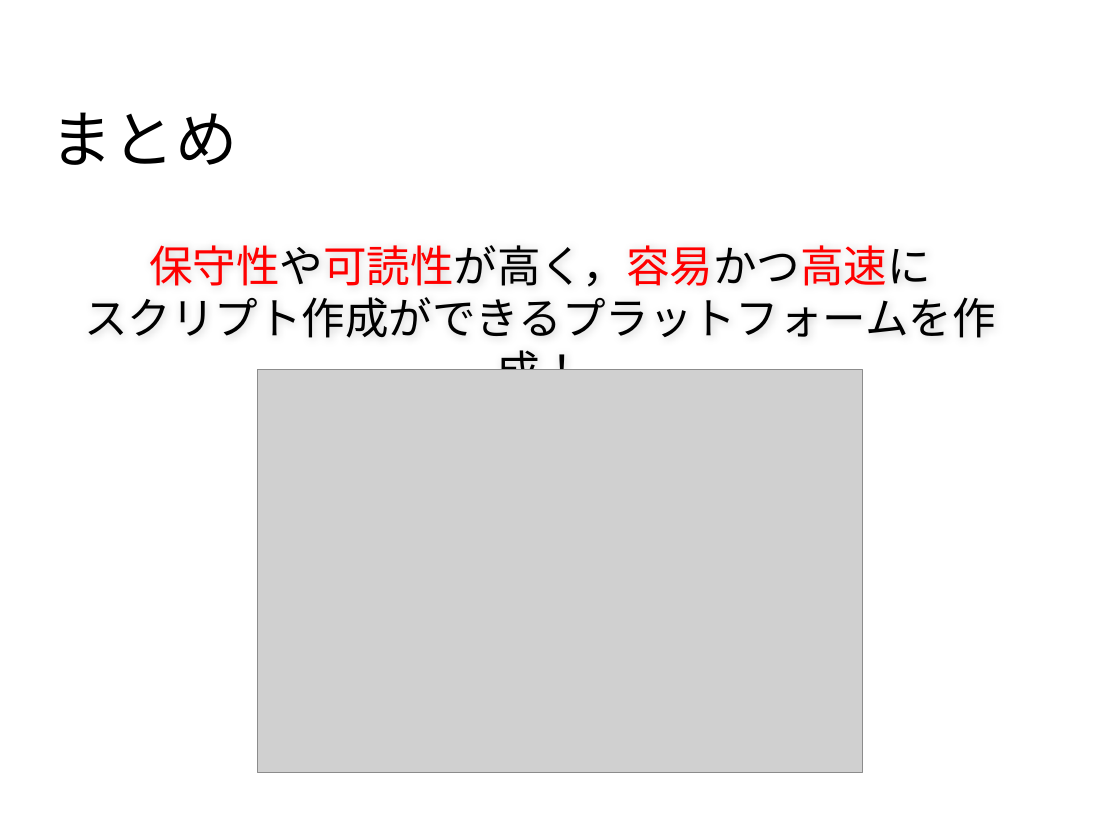
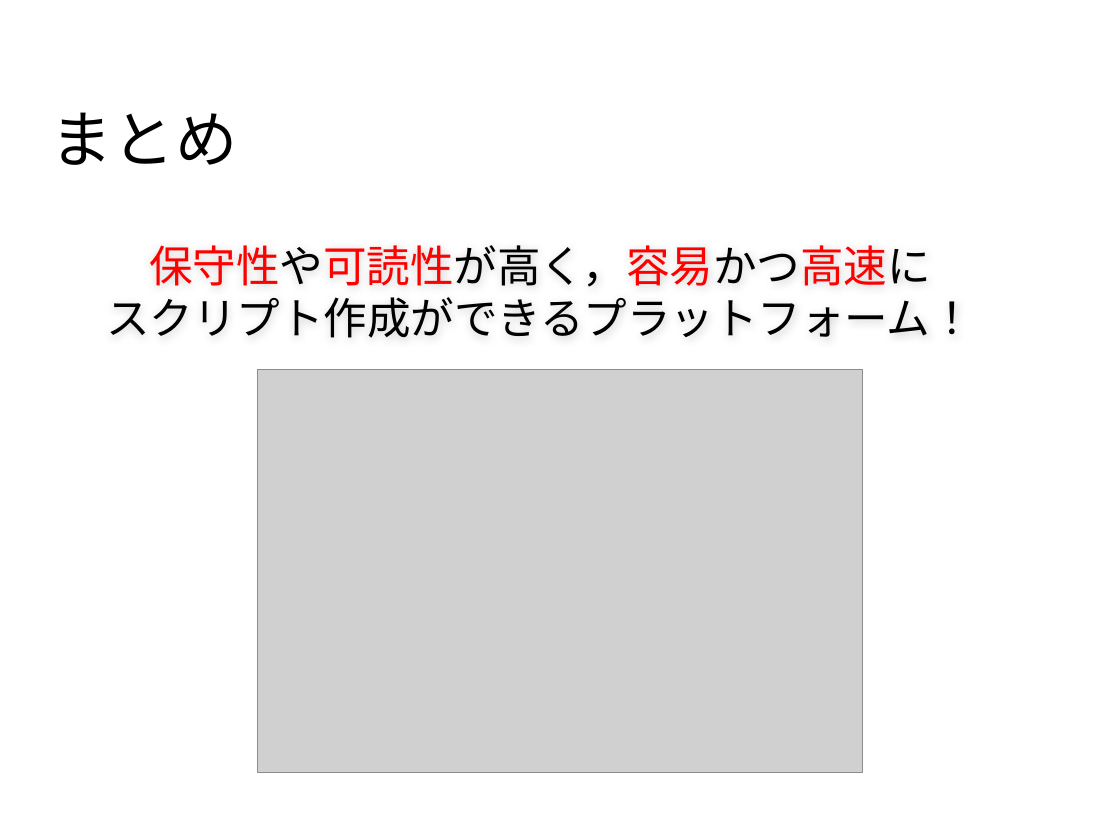
Before and after one commit to ryo813/STARHotel, a slide deck: slide 13 of 20151221_吉崎.pptx. Drawn at 1120x840 pixels with LibreOffice and Linux fonts; fonts in the diff are those of the drawing; grey boxes stand for pictures; background and template pictures are left out. Boxes give left, top, right and bottom in pixels: in the first picture for what was removed or moved away, otherwise in the second. Text is boxed around its words. In the diff, an @@ line names an element or a change of style, - is before the commit and + after.

```diff
--- a/20151221_吉崎.pptx
+++ b/20151221_吉崎.pptx
@@ text at box(106, 297, 974, 338): text changed @@
-スクリプト作成ができるプラットフォームを作成！
+スクリプト作成ができるプラットフォーム！
```
Also in this commit, not shown: 7 other slides changed.
